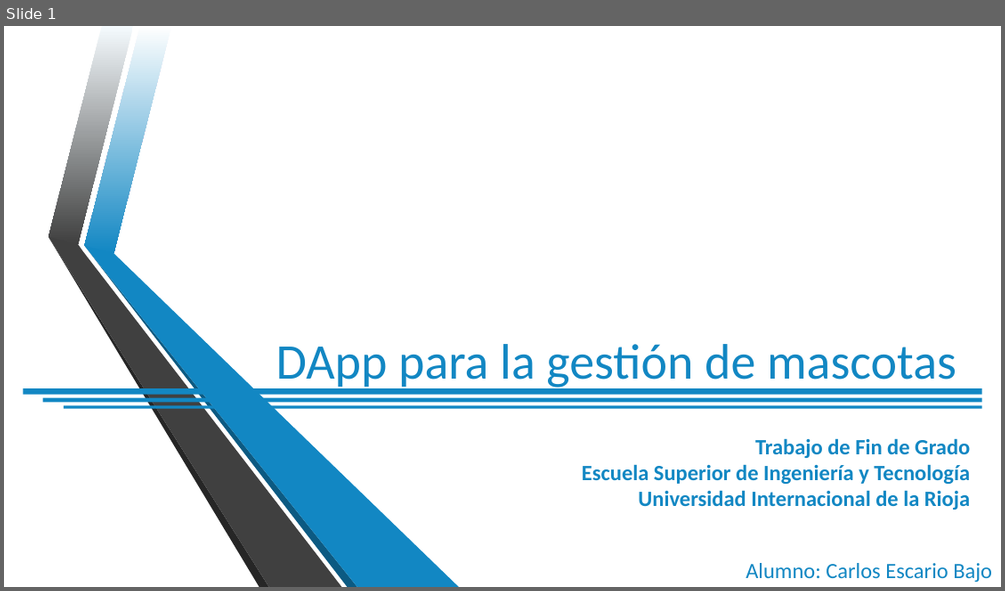
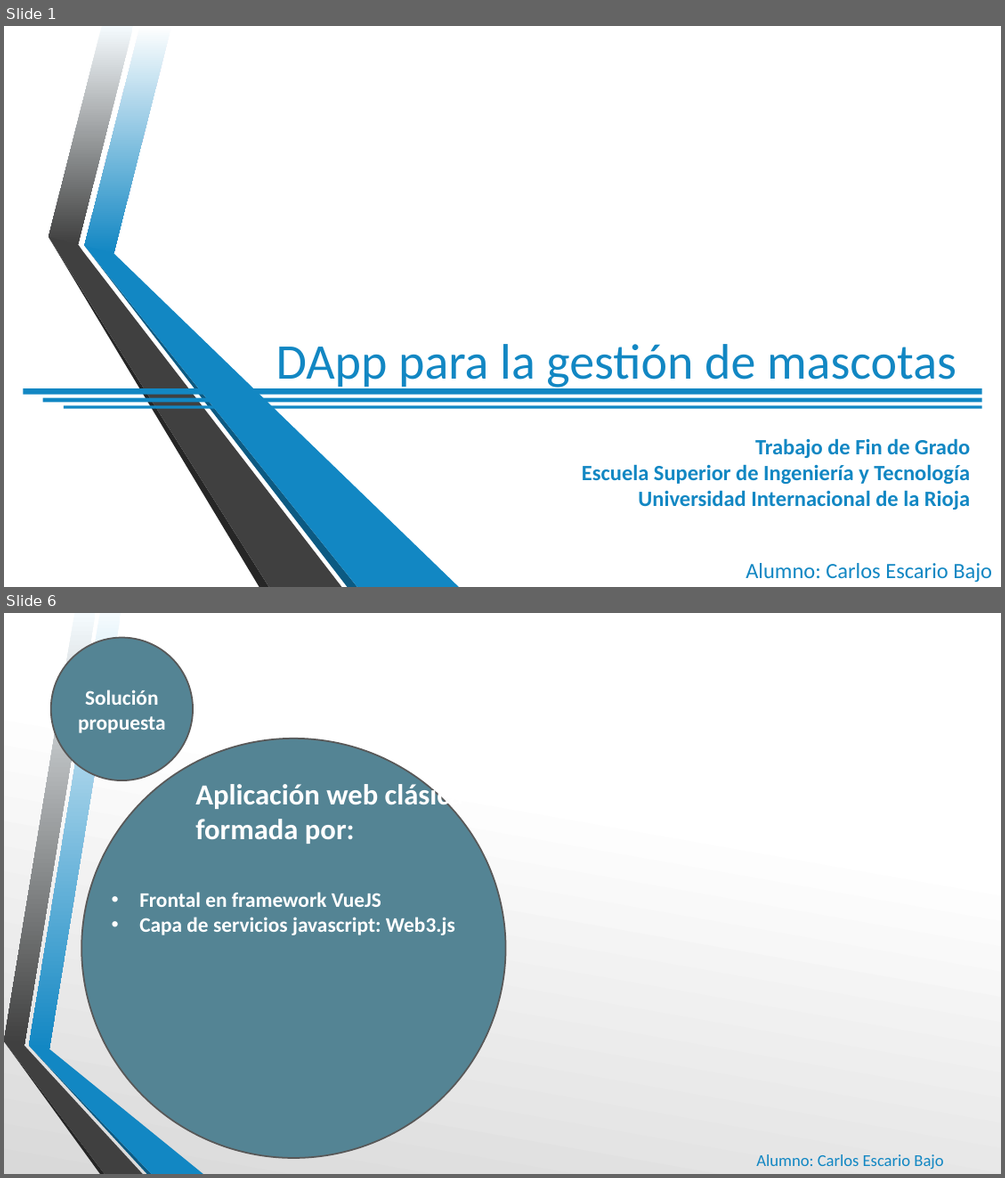
Before and after one commit to cescari/docs, a slide deck: Defensa TFG.pptx. Shown one above the other, each under a label of ours: slide 1 before the commit, slides 1 and 6 after it; the slides between them are not shown. The pictures are 1005x591 and 1005x1178 pixels, drawn with LibreOffice and Linux fonts; fonts in the diff are those of the drawing; background and template pictures are left out. Boxes give left, top, right and bottom in pixels: in the first picture for what was removed or moved away, otherwise in the second. Text is boxed around its words. In the diff, an @@ line names an element or a change of style, - is before the commit and + after.

```diff
--- a/Defensa TFG.pptx
+++ b/Defensa TFG.pptx
@@ slide 6 added at (4, 613, 1001, 1174), background gradient #FFFFFF to #D9D9D9 @@
@@ ellipse added at (51, 638, 194, 780), fill #548494, outline #585858 1.5 pt, 20 pt, text #FFFFFF, bold @@
+Solución propuesta
@@ ellipse added at (81, 738, 506, 1159), fill #548494, outline #585858 1.5 pt @@
@@ text added at (195, 780, 463, 844), 28 pt, text #FFFFFF, bold @@
+Aplicación web clásica formada por:
@@ text added at (139, 892, 455, 935), 20 pt, text #FFFFFF, bold @@
+• Frontal en framework VueJS
+• Capa de servicios javascript: Web3.js
@@ group added at (4, 613, 203, 1174): 6 freeform shapes @@
@@ text added at (756, 1154, 943, 1168), 16 pt, text #1287C3 @@
+Alumno: Carlos Escario Bajo
```
Also in this commit, not shown: 4 other slides added, 2 slides removed.
